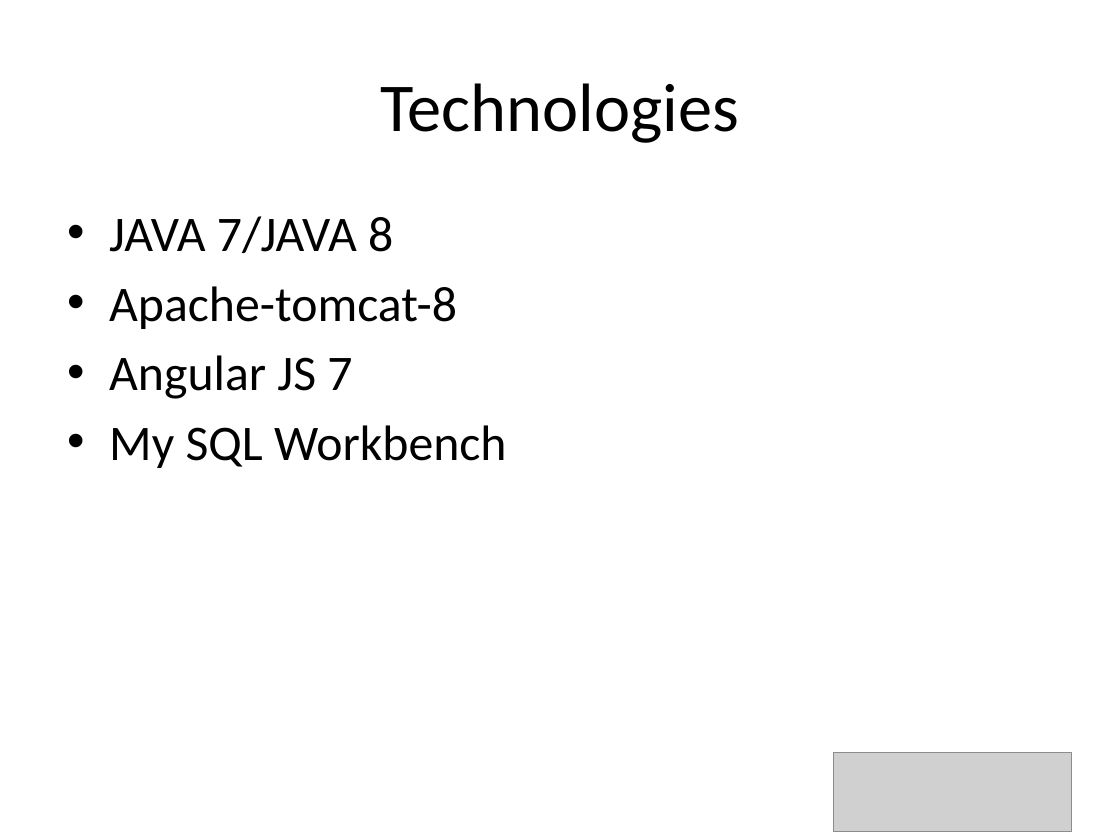
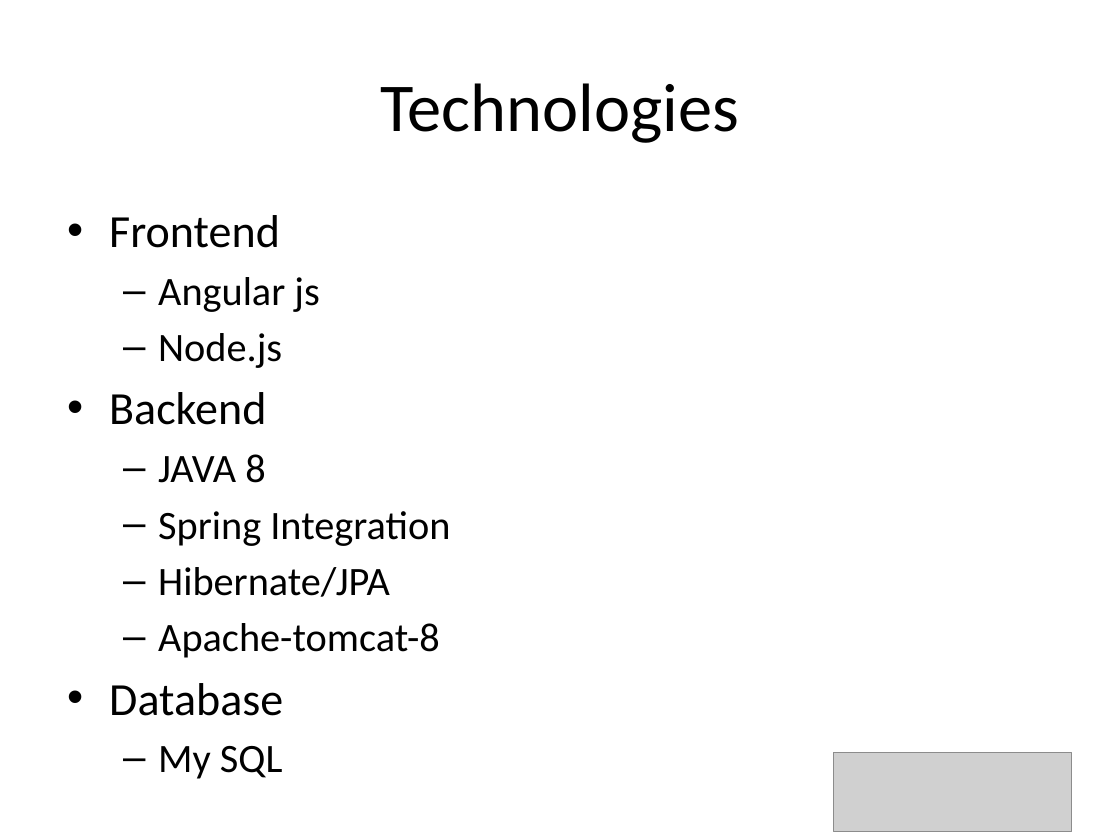
Before and after one commit to vissin/Project, a slide deck: slide 6 of SpringRestHibernate/Documents/Medical Prescription Abuse Prevention.pptx. Drawn at 1120x840 pixels with LibreOffice and Linux fonts; fonts in the diff are those of the drawing; grey boxes stand for pictures. Boxes give left, top, right and bottom in pixels: in the first picture for what was removed or moved away, otherwise in the second. Text is boxed around its words. In the diff, an @@ line names an element or a change of style, - is before the commit and + after.

```diff
--- a/SpringRestHibernate/Documents/Medical Prescription Abuse Prevention.pptx
+++ b/SpringRestHibernate/Documents/Medical Prescription Abuse Prevention.pptx
@@ text at (109, 215, 450, 597): text changed; size 32 to 25.9 pt @@
-• JAVA 7/JAVA 8
+• Frontend
+  – Angular js
+  – Node.js
+• Backend
+  – JAVA 8
+  – Spring Integration
+  – Hibernate/JPA
@@ text at (158, 623, 440, 658): size 32 to 25.9 pt in "Apache-tomcat-8"; bullet • to –; list level 1 to 2 in "Apache-tomcat-8" @@
@@ text at (109, 683, 283, 779): text changed; size 32 to 29.6 pt @@
-• Angular JS 7
-• My SQL Workbench
+• Database
+  – My SQL
```
Also in this commit, not shown: 3 other slides changed.
